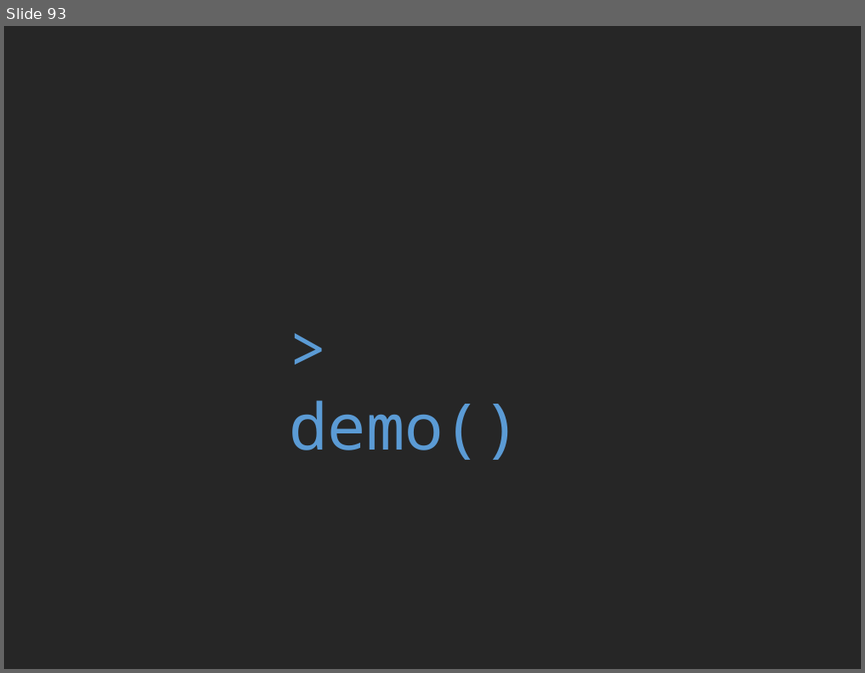
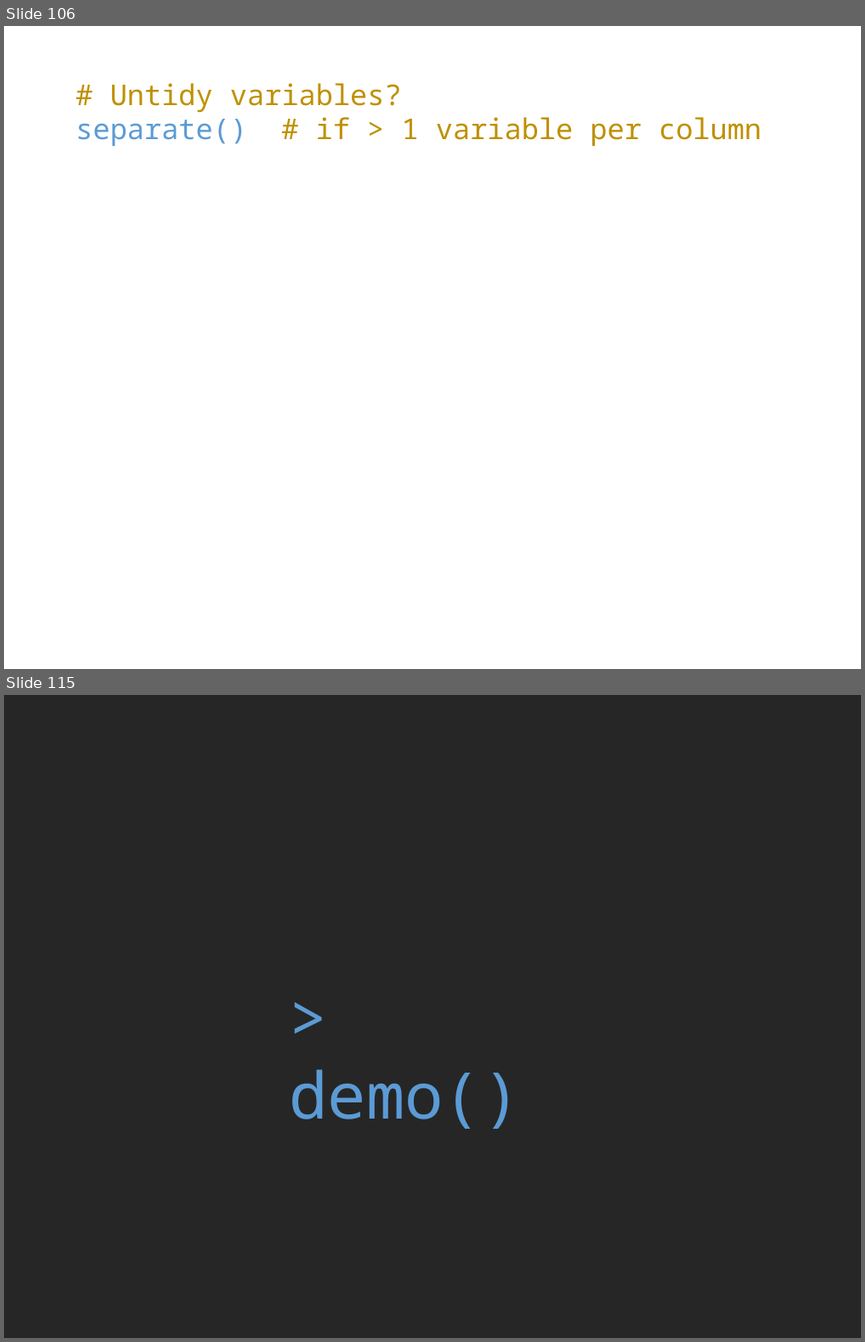
Before and after one commit to rvanmazijk/BioSci-tidyverse-workshop, a slide deck: slides-and-notes/day-1-slides.pptx. Shown one above the other, each under a label of ours: slide 93 before the commit, slides 106 and 115 after it; the slides between them are not shown. The pictures are 865x673 and 865x1342 pixels, drawn with LibreOffice and Linux fonts; fonts in the diff are those of the drawing. Boxes give left, top, right and bottom in pixels: in the first picture for what was removed or moved away, otherwise in the second. Text is boxed around its words. In the diff, an @@ line names an element or a change of style, - is before the commit and + after.

```diff
--- a/slides-and-notes/day-1-slides.pptx
+++ b/slides-and-notes/day-1-slides.pptx
@@ slide 106 added at (x1=4, y1=26, x2=861, y2=669), background #FFFFFF @@
@@ text added at (x1=75, y1=83, x2=761, y2=146), 24 pt, text #BF9000 @@
+# Untidy variables?
+separate() # if > 1 variable per column
@@ what was slide 93 is now slide 115 @@
```
Also in this commit, not shown: 21 other slides added, 1 other file.
